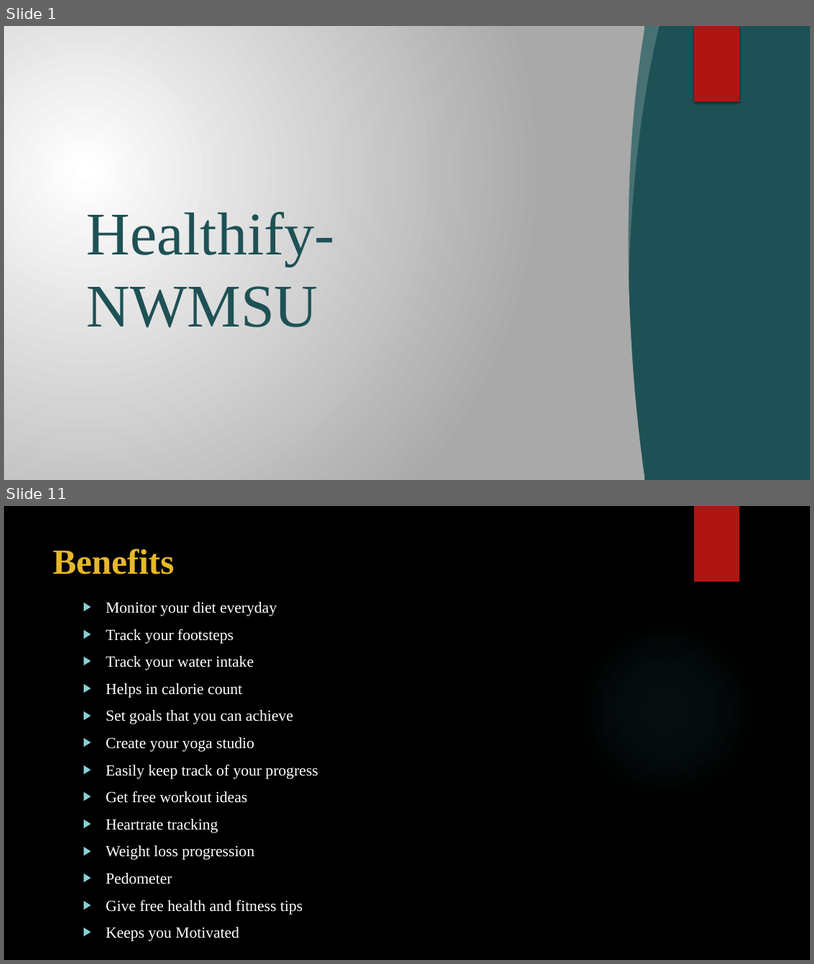
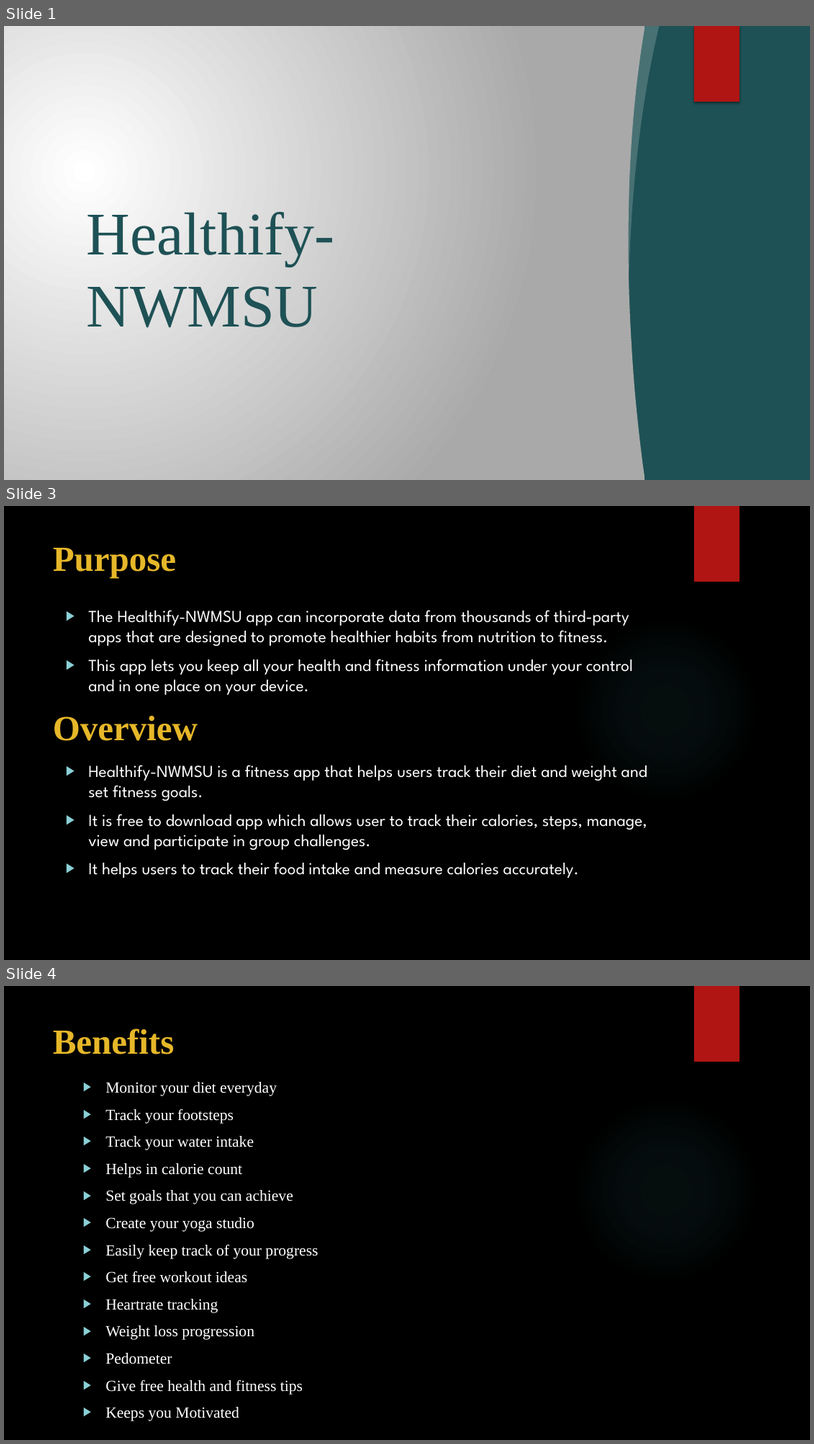
Before and after one commit to sowmyathogiti/Healthify, a slide deck: Healthify-NWMSU.pptx. Shown one above the other, each under a label of ours: slides 1 and 11 before the commit, slides 1, 3 and 4 after it; the slides between them are not shown. The pictures are 814x964 and 814x1444 pixels, drawn with LibreOffice and Linux fonts; fonts in the diff are those of the drawing; background and template pictures are left out. Boxes give left, top, right and bottom in pixels: in the first picture for what was removed or moved away, otherwise in the second. Text is boxed around its words. In the diff, an @@ line names an element or a change of style, - is before the commit and + after.

```diff
--- a/Healthify-NWMSU.pptx
+++ b/Healthify-NWMSU.pptx
@@ slide 3 added at [4, 506, 810, 960], background picture (left out); not listed: 2 template elements that a slide beside it also shows @@
@@ title added at [53, 548, 198, 741], 42 pt, text #E6B729, bold @@
+Purpose
+Overview
@@ text added at [88, 610, 648, 878], 20 pt, text #FFFFFF @@
+▶ The Healthify-NWMSU app can incorporate data from thousands of third-party apps that are designed to promote healthier habits from nutrition to fitness.
+▶ This app lets you keep all your health and fitness information under your control and in one place on your device.
+▶ Healthify-NWMSU is a fitness app that helps users track their diet and weight and set fitness goals.
+▶ It is free to download app which allows user to track their calories, steps, manage, view and participate in group challenges.
+▶ It helps users to track their food intake and measure calories accurately.
@@ what was slide 11 is now slide 4 @@
```
Also in this commit, not shown: 4 slides changed, 1 slide removed.
